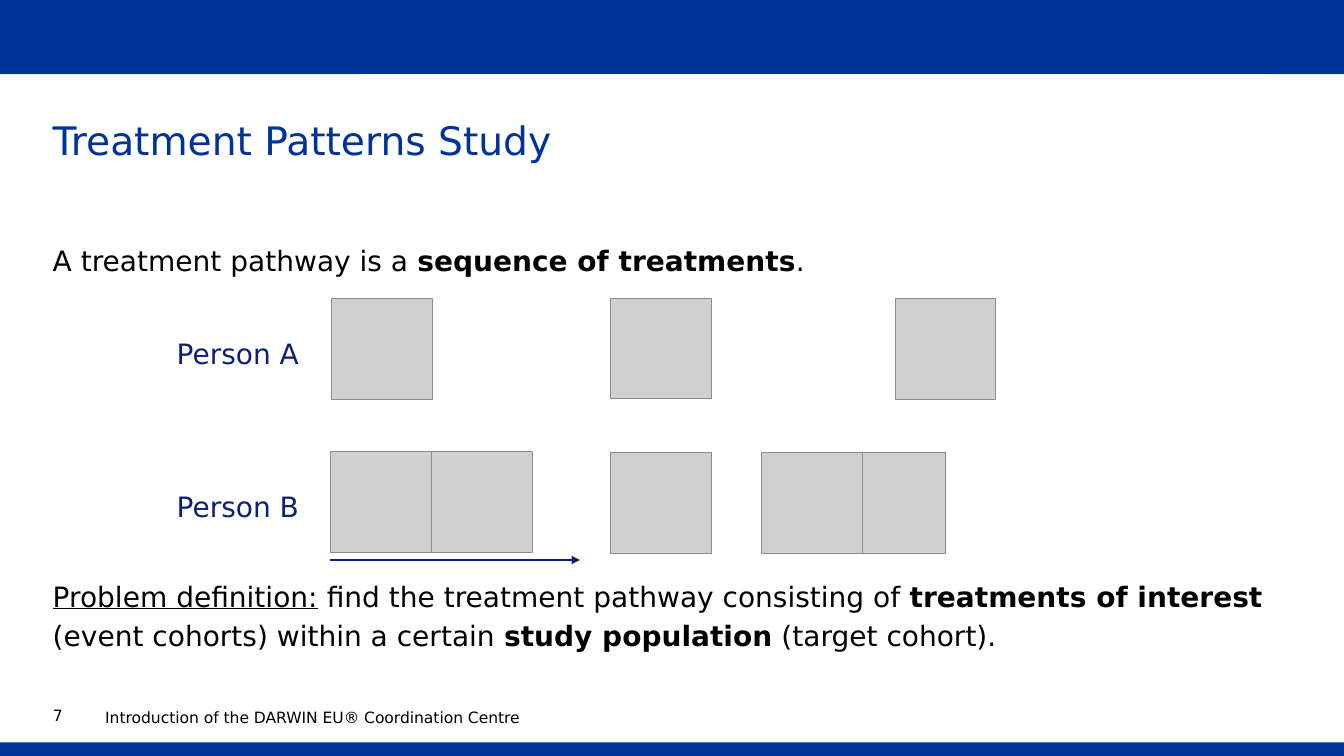
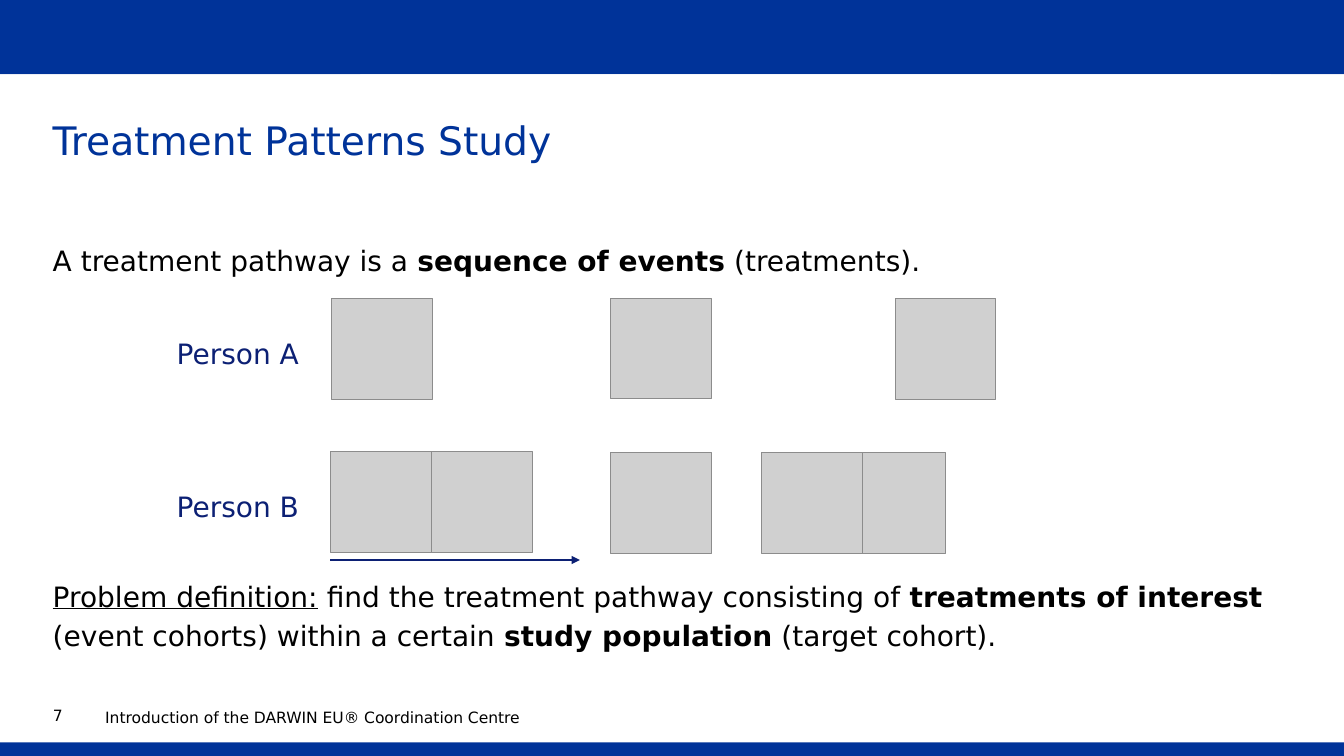
Before and after one commit to oxford-pharmacoepi/darwinTutorial2025, a slide deck: slide 7 of Presentations/TreatmentPatterns/Darwin Tutorial OHDSI Global 2024.pptx. Drawn at 1344x756 pixels with LibreOffice and Linux fonts; fonts in the diff are those of the drawing; grey boxes stand for pictures; background and template pictures are left out. Boxes give left, top, right and bottom in pixels: in the first picture for what was removed or moved away, otherwise in the second. Text is boxed around its words. In the diff, an @@ line names an element or a change of style, - is before the commit and + after.

Commit message:
updated pptx

```diff
--- a/Presentations/TreatmentPatterns/Darwin Tutorial OHDSI Global 2024.pptx
+++ b/Presentations/TreatmentPatterns/Darwin Tutorial OHDSI Global 2024.pptx
@@ text at bbox=[53, 249, 920, 277]: text changed @@
-A treatment pathway is a sequence of treatments.
+A treatment pathway is a sequence of events (treatments).
```
Also in this commit, not shown: 2 other slides changed.
